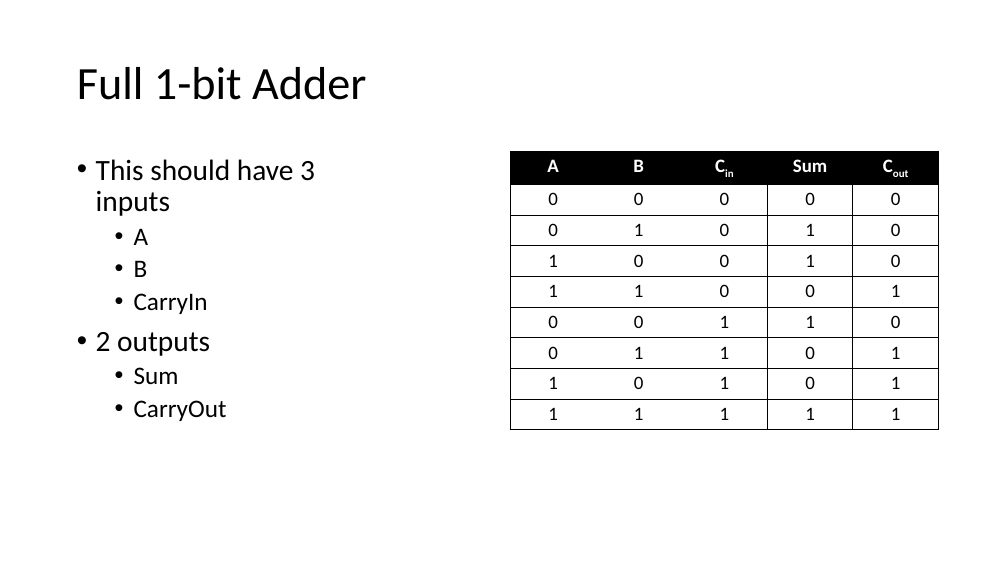
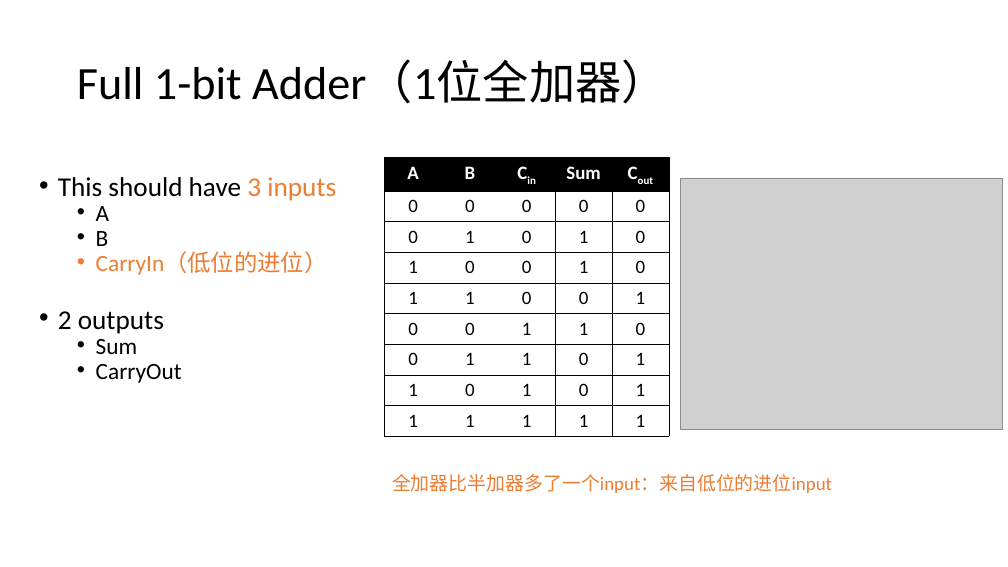
Before and after one commit to vcboy1/Leeds, a slide deck: slide 20 of 26fall/1860/Lecture/Week1.4/Lecture 1.4.1.pptx. Drawn at 1008x567 pixels with LibreOffice and Linux fonts; fonts in the diff are those of the drawing; grey boxes stand for pictures; background and template pictures are left out. Boxes give left, top, right and bottom in pixels: in the first picture for what was removed or moved away, otherwise in the second. Text is boxed around its words. In the diff, an @@ line names an element or a change of style, - is before the commit and + after.

```diff
--- a/26fall/1860/Lecture/Week1.4/Lecture 1.4.1.pptx
+++ b/26fall/1860/Lecture/Week1.4/Lecture 1.4.1.pptx
@@ title at [77,61,668,104]: text changed @@
-Full 1-bit Adder
+Full 1-bit Adder（1位全加器）
@@ text "This should have 3 inputs": place and size @@
-text "This should have 3 inputs" at [96,159,315,421]
+text "This should have 3 inputs" at [58,177,336,383]
@@ text at [58,177,336,383]: size 28 to 25.9 pt in "This should have 3 inputs", "2 outputs"; text colour #000000 to #ED7D31 in "3 inputs"; size 24 to 22.2 pt in "A", "B", "Sum", "CarryOut"; line spacing 0.9 to 0.7 @@
@@ table: place and size @@
-table at [510,151,938,427]
+table at [385,157,668,431]
@@ picture added at [681,178,1002,430] @@
@@ text at [96,251,328,275]: text changed; size 24 to 22.2 pt; text colour #000000 to #ED7D31 @@
-  • CarryIn
+  • CarryIn（低位的进位）
@@ text added at [392,474,832,493], 18 pt, text #ED7D31 @@
+全加器比半加器多了一个input：来自低位的进位input
```
Also in this commit, not shown: 14 other slides changed, 5 slides added, 4 slides removed, 3 other files.
